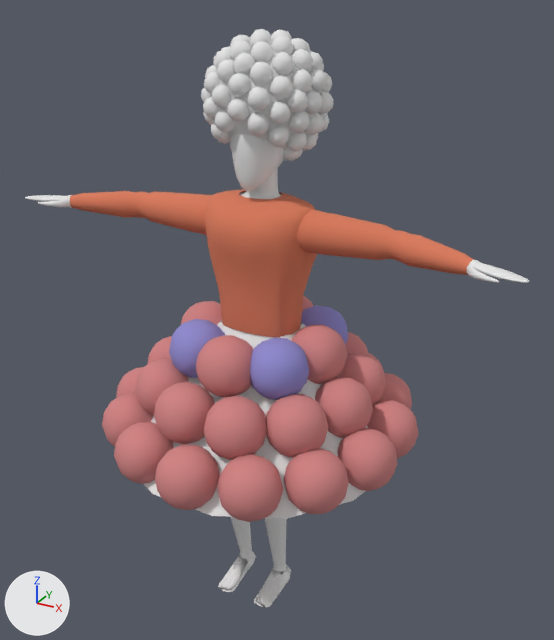
An edit to the glTF model models/baller2.gltf, drawn before and after from the same camera.
Before and after are seen from a 50 mm lens placed at (2.97, -5.1, 5.29), pointed at (0.08, 0.15, 2.67). Every picture has the same lights, and +X, +Y and +Z are marked at lower left. Where no turn or scale is listed for an object, it has been applied to the vertices.

Names of what the first picture shows: 'Balls', 'Body', 'Hat', 'Skirt', 'Top'.
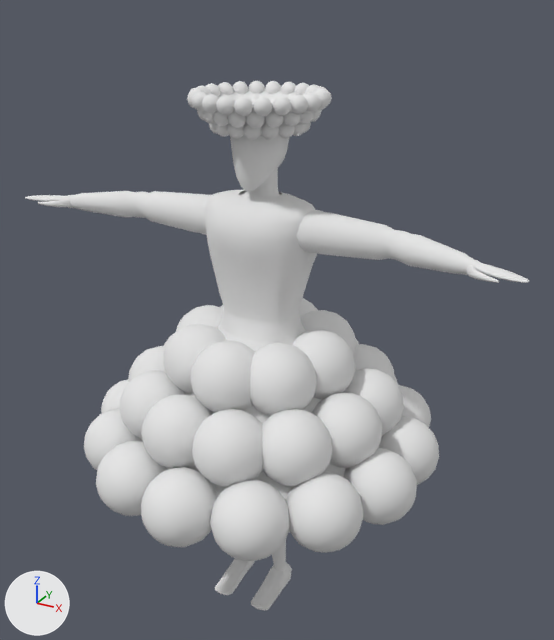
The newer file is also turned or shifted as a whole; pictures and numbers use the older file's frame.

Diff of the bpy script that builds the scene:
```diff
--- a/models/baller2.gltf.py
+++ b/models/baller2.gltf.py
@@ me_untitled_001_1 @@
+me_untitled_001_1.from_pydata(...)  # 9832 vertices, 19010 faces; spans x -1.83..1.83, y -1.56..1.56, z -2.29..2.29
+me_untitled_001_1.materials.append(mat_mat)  # white #e7e7e7
@@ ob_balls @@
-ob_balls = bpy.data.objects.new('Balls', me_untitled)
-ob_balls.location = (0.0, 0.0, 1.83)
@@ ob_hat @@
-ob_hat = bpy.data.objects.new('Hat', me_untitled_004)
-ob_hat.location = (0.0, 0.15, 4.57)
@@ ob_skirt @@
-ob_skirt = bpy.data.objects.new('Skirt', me_untitled_001)
-ob_skirt.location = (0.0, 0.0, 2.34)
@@ ob_top @@
-ob_top = bpy.data.objects.new('Top', me_untitled_002)
-ob_top.location = (0.0, 0.02, 2.29)
@@ ob_custom004_1 @@
+ob_custom004_1 = bpy.data.objects.new('Custom004_1', me_untitled_001_1)
+ob_custom004_1.location = (0.0, 0.02, 2.29)
```

Pixel boxes [x1, y1, x2, y2] of what changed, in the pictures (554 x 640 px):
'Custom004_1', added
    after: [70, 81, 475, 611]
'Balls', deleted
    before: [102, 296, 419, 522]
    faces in mat_mat_1 (pink #d18484): [102, 296, 419, 522]
    faces in mat_mat_2 (blue #918cd1): [169, 305, 348, 400]
'Top', deleted
    before: [70, 190, 474, 337]
'Hat', deleted
    before: [201, 29, 334, 161]
'Skirt', deleted
    before: [144, 320, 368, 519]
